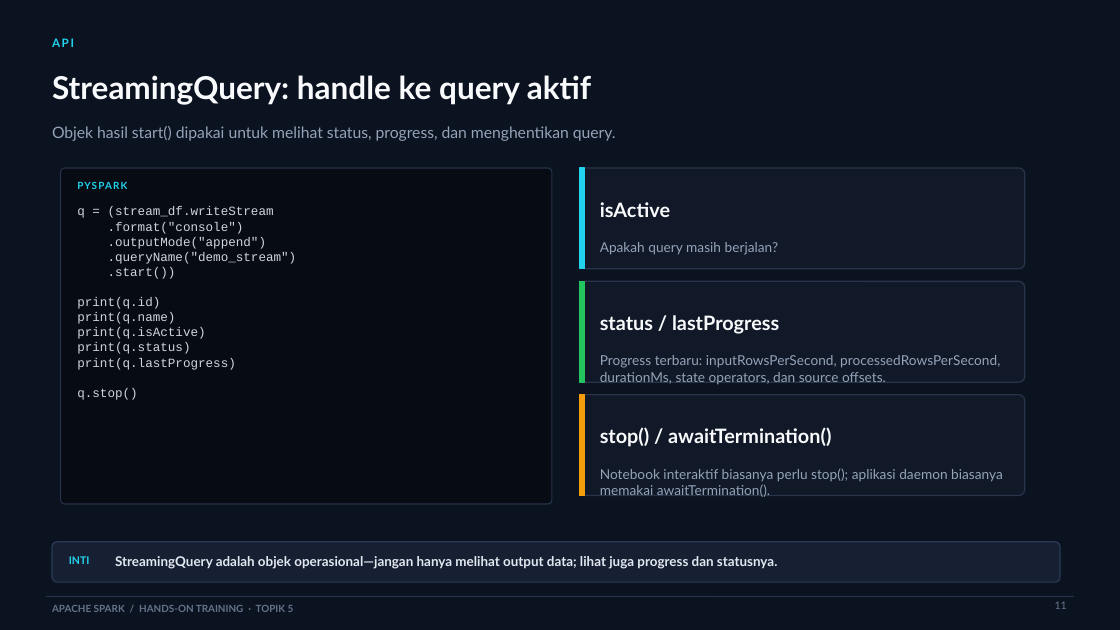
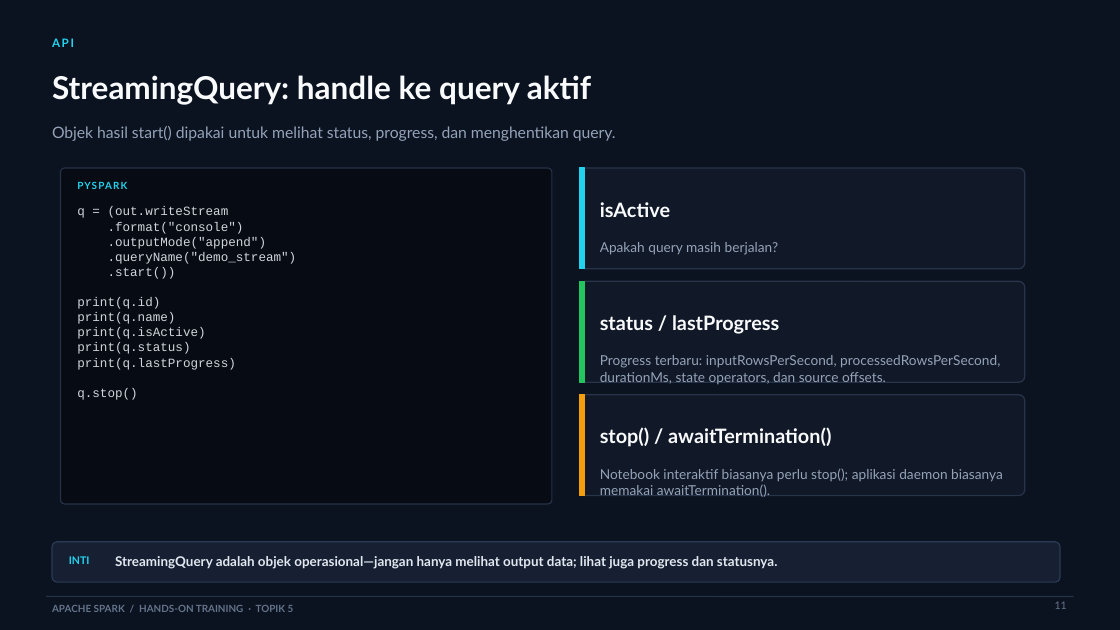
Before and after one commit to ogrehunter/spark-training, a slide deck: slide 11 of slides/05_Spark_Structured_Streaming_4JP.pptx. Drawn at 1120x630 pixels with LibreOffice and Linux fonts; fonts in the diff are those of the drawing. Boxes give left, top, right and bottom in pixels: in the first picture for what was removed or moved away, otherwise in the second. Text is boxed around its words. In the diff, an @@ line names an element or a change of style, - is before the commit and + after.

Commit message:
edit ppt 05

```diff
--- a/slides/05_Spark_Structured_Streaming_4JP.pptx
+++ b/slides/05_Spark_Structured_Streaming_4JP.pptx
@@ text at (77,206,229,218): text changed @@
-q = (stream_df.writeStream
+q = (out.writeStream
```
